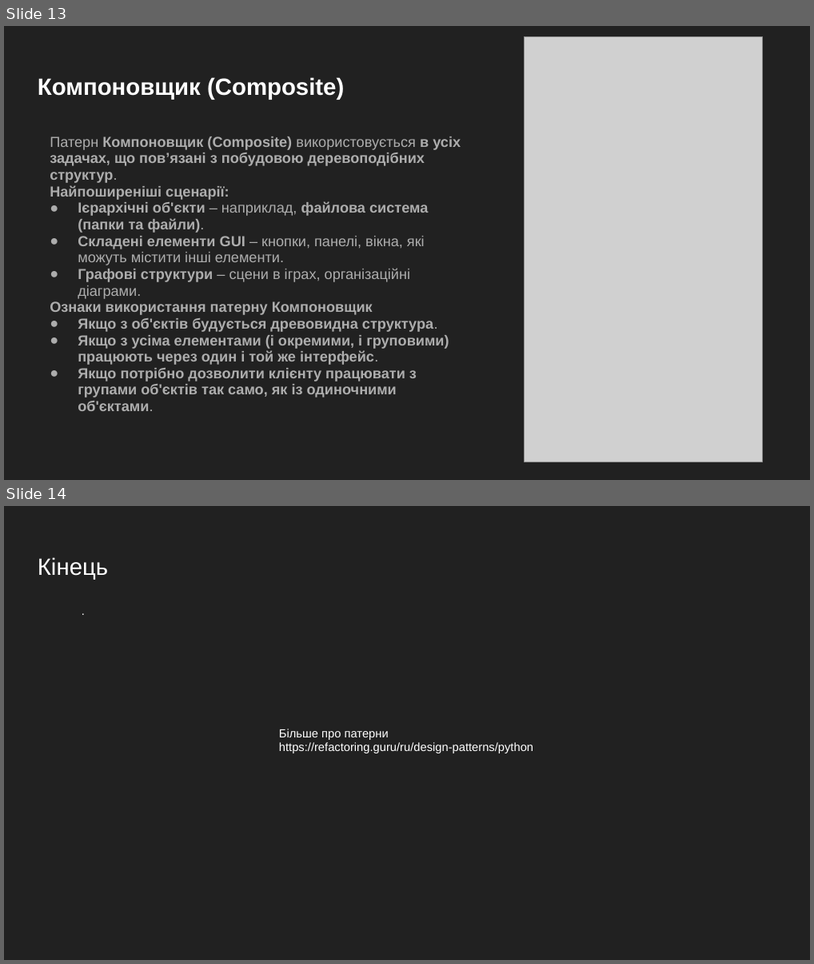
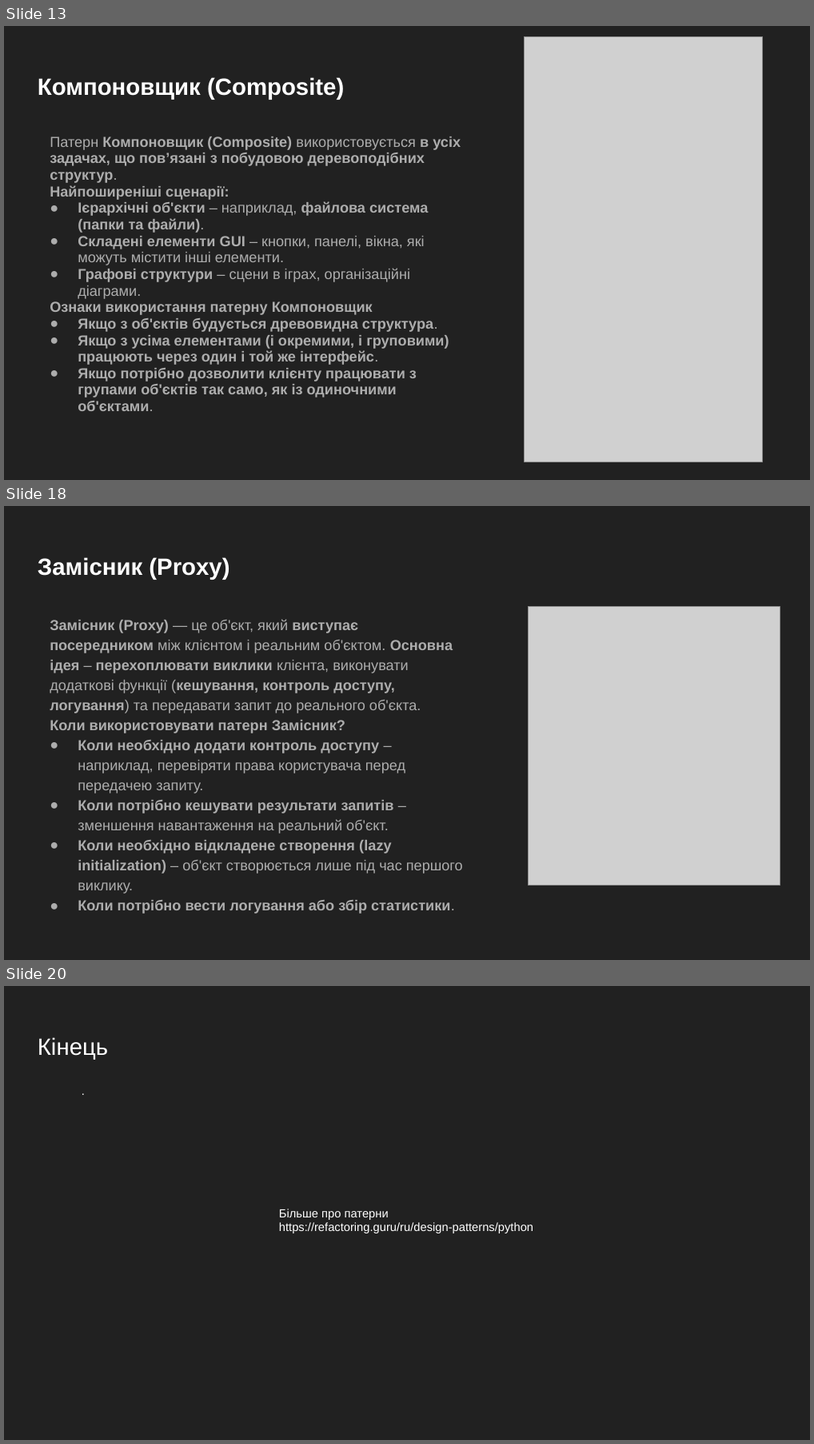
Before and after one commit to GeorgKantsedal/HeorhiiKantsedal.github.io, a slide deck: lectures materials/mmp/MMP6 Design Pattern in Python.pptx. Shown one above the other, each under a label of ours: slides 13 and 14 before the commit, slides 13, 18 and 20 after it; the slides between them are not shown. The pictures are 814x964 and 814x1444 pixels, drawn with LibreOffice and Linux fonts; fonts in the diff are those of the drawing; grey boxes stand for pictures. Boxes give left, top, right and bottom in pixels: in the first picture for what was removed or moved away, otherwise in the second. Text is boxed around its words. In the diff, an @@ line names an element or a change of style, - is before the commit and + after.

```diff
--- a/lectures materials/mmp/MMP6 Design Pattern in Python.pptx
+++ b/lectures materials/mmp/MMP6 Design Pattern in Python.pptx
@@ slide 18 added at bbox=[4, 506, 810, 960], background #212121 @@
@@ title added at bbox=[38, 557, 230, 579], 28 pt, text #FFFFFF, bold @@
+Замісник (Proxy)
@@ text added at bbox=[50, 620, 463, 913], 17.3 pt, text #ADADAD, bold @@
+Замісник (Proxy) — це об'єкт, який виступає посередником між клієнтом і реальним об'єктом. Основна ідея – перехоплювати виклики клієнта, виконувати додаткові функції (кешування, контроль доступу, логування) та передавати запит до реального об'єкта.
+Коли використовувати патерн Замісник?
+● Коли необхідно додати контроль доступу – наприклад, перевіряти права користувача перед передачею запиту.
+● Коли потрібно кешувати результати запитів – зменшення навантаження на реальний об'єкт.
+● Коли необхідно відкладене створення (lazy initialization) – об'єкт створюється лише під час першого виклику.
+● Коли потрібно вести логування або збір статистики.
@@ picture added at bbox=[529, 607, 781, 885] @@
@@ what was slide 14 is now slide 20 @@
```
Also in this commit, not shown: 5 other slides added, 1 other file.
